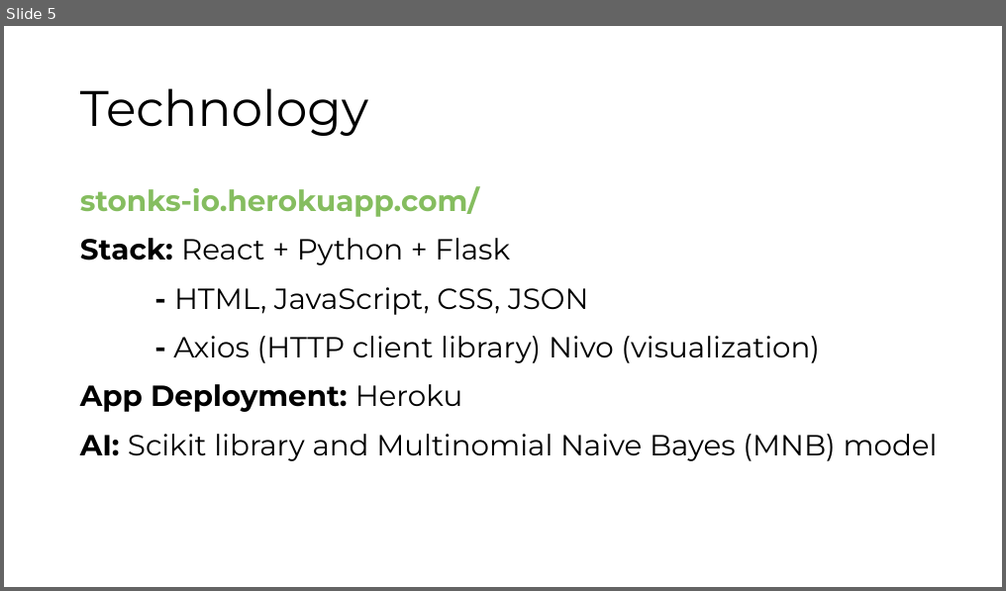
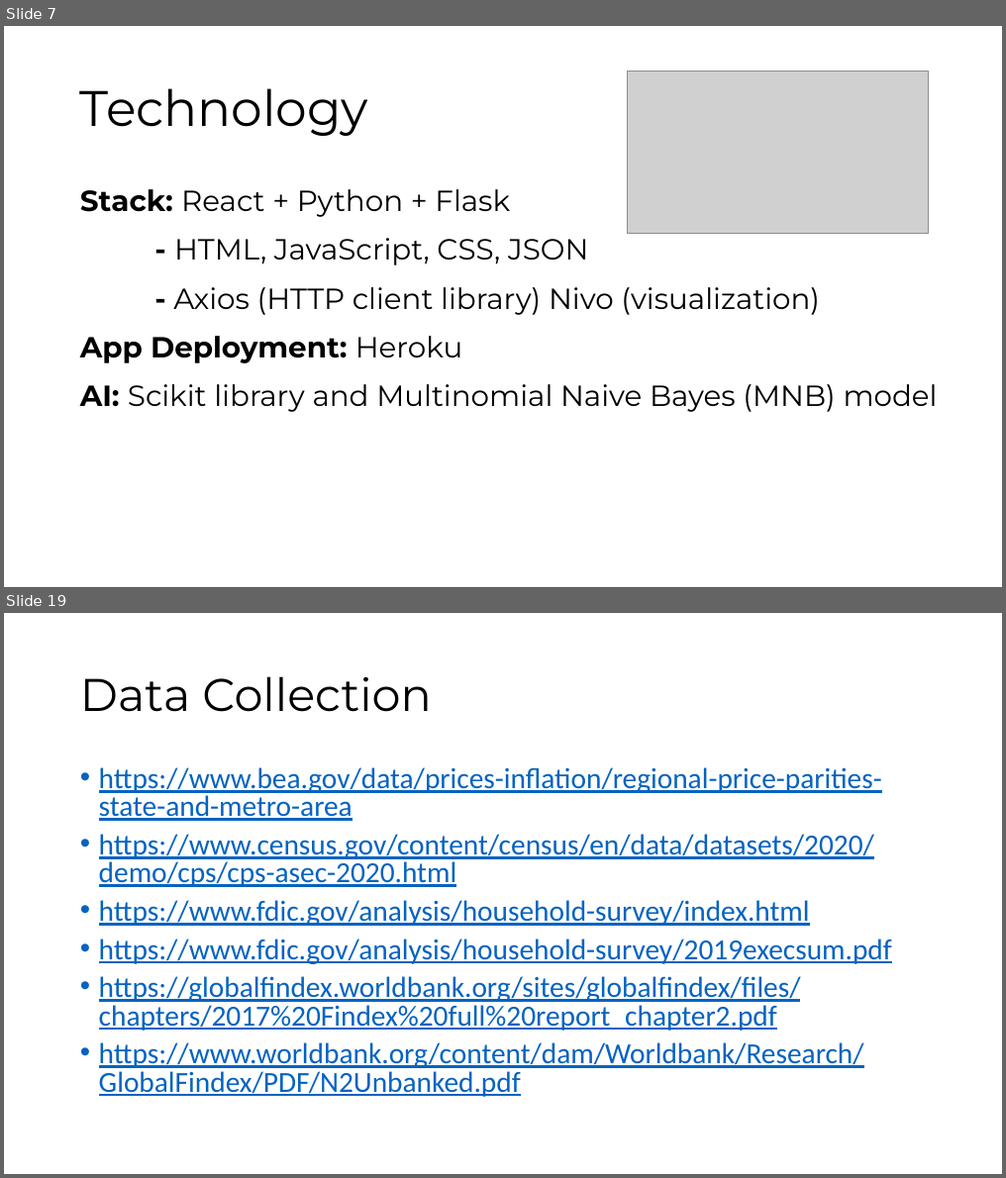
Before and after one commit to shawnjacobsen/hackOHIO-2020, a slide deck: hackOHIO-2020.pptx. Shown one above the other, each under a label of ours: slide 5 before the commit, slides 7 and 19 after it; the slides between them are not shown. The pictures are 1006x591 and 1006x1178 pixels, drawn with LibreOffice and Linux fonts; fonts in the diff are those of the drawing; grey boxes stand for pictures. Boxes give left, top, right and bottom in pixels: in the first picture for what was removed or moved away, otherwise in the second. Text is boxed around its words. In the diff, an @@ line names an element or a change of style, - is before the commit and + after.

```diff
--- a/hackOHIO-2020.pptx
+++ b/hackOHIO-2020.pptx
@@ slide 19 added at [4, 613, 1002, 1174], background #FFFFFF @@
@@ title added at [80, 676, 432, 712], 44 pt, text #000000 @@
+Data Collection
@@ text added at [99, 767, 892, 1097], 28 pt, text #0563C1, underline @@
+• https://www.bea.gov/data/prices-inflation/regional-price-parities-state-and-metro-area
+• https://www.census.gov/content/census/en/data/datasets/2020/demo/cps/cps-asec-2020.html
+• https://www.fdic.gov/analysis/household-survey/index.html
+• https://www.fdic.gov/analysis/household-survey/2019execsum.pdf
+• https://globalfindex.worldbank.org/sites/globalfindex/files/chapters/2017%20Findex%20full%20report_chapter2.pdf
+• https://www.worldbank.org/content/dam/Worldbank/Research/GlobalFindex/PDF/N2Unbanked.pdf
@@ what was slide 5 is now slide 7 @@
@@ slide 7 changed as well @@
@@ picture added at [628, 72, 930, 234] @@
@@ text at [80, 186, 479, 217]: paragraph removed @@
-stonks-io.herokuapp.com/
```
Also in this commit, not shown: 2 other slides changed, 17 other slides added, 2 slides removed.
